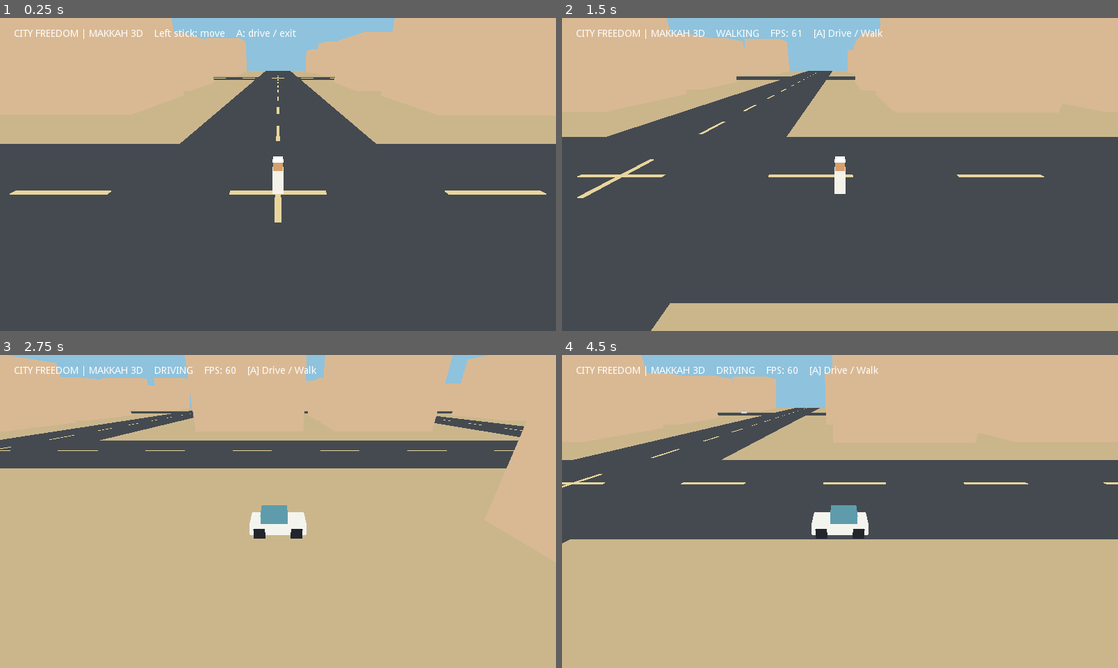
Above: before the commit, frames 1-4 (two rows, left to right).
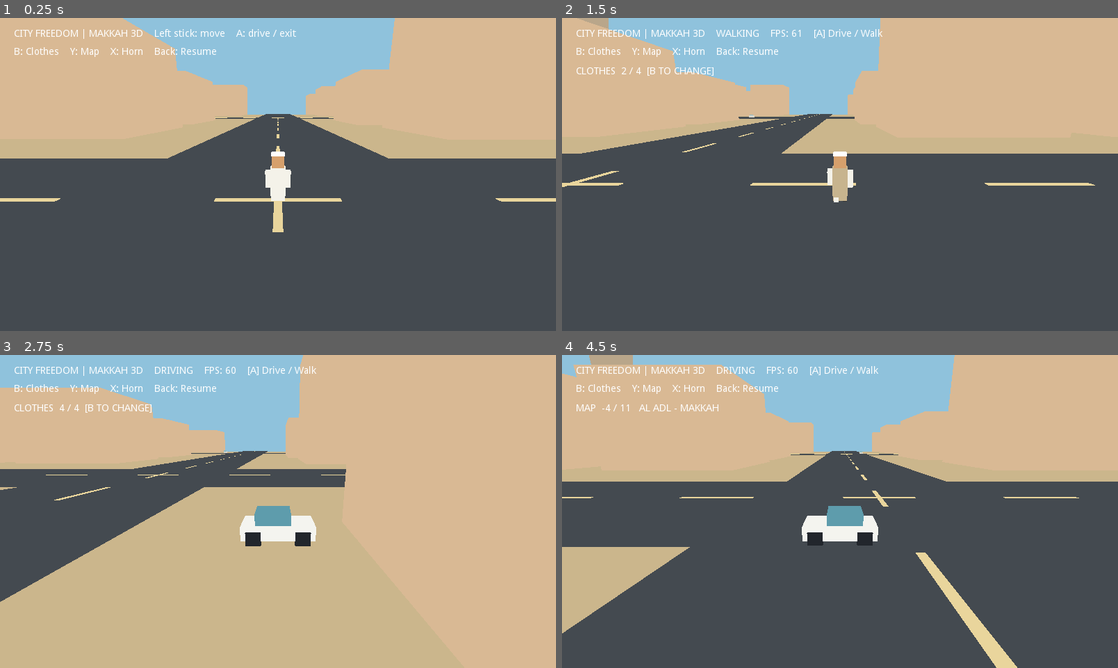
Above: after the commit, the same moments.

Repository: malik5785/FreedomCity
Game: Godot game, scene res://main.tscn
Two runs of this game, one before a commit and one after it. Both use one fixed random seed, a clock stepped at 60 frames per second and the inputs below.
Inputs:
- Up to frame 1 (0.25 s): no input
- Up to frame 2 (1.5 s): tap Enter at 0.5 s; hold D 0.53-1.28 s; tap B at 0.6 s; tap Space at 0.77 s; tap M at 0.8, 1.35 s; hold S from 1.28 s (still down)
- Up to frame 3 (2.75 s): tap Space at 1.52 s; tap B at 1.55, 2.1 s; release S at 2.03 s; hold D from 2.03 s (still down); tap M at 2.3 s
- Up to frame 4 (4.5 s): release D at 2.78 s; hold W 2.78-3.53 s; tap M at 2.85, 3.8 s; tap Space at 3.02, 3.77 s; tap B at 3.05 s; hold A from 3.53 s (still down); tap Enter at 3.6 s; tap E at 4.35 s

The runs differ from the first frame. In frame 1, 12% of the frame differs, in the area x 0-100%, y 0-69%; in frame 2, 21%; in frame 3, 29%; in frame 4, 55%, in the area x 0-100%, y 0-100%.

Commit message:
Add 3D character limbs animation, building collision, Haram clock tower, day/night, map and wardrobe

Diff:
--- a/main.gd
+++ b/main.gd
@@ -21,6 +21,20 @@
 var ui: Label
 var last_toggle = false
 var blocks = []
+var collision_boxes = []
+var arm_left: Spatial
+var arm_right: Spatial
+var leg_left: Spatial
+var leg_right: Spatial
+var clock_time = 9.0
+var wardrobe = false
+var map_visible = false
+var day_light: DirectionalLight
+var world_env: WorldEnvironment
+var clothes_index = 0
+var display_map: Label
+var info: Label
+var road_names = ["العزيزية  Al Aziziyah", "العـدل  Al Adl", "المسفلة  Al Misfalah", "الشوقية  Al Shawqiyah"]
 func _ready():
 	rng.seed = 20261103
 	selftest = "--selftest" in OS.get_cmdline_args()
@@ -28,6 +42,7 @@
 	_make_city()
 	_make_player()
 	_make_traffic()
+	_make_landmarks()
 	_make_ui()
 	set_physics_process(true)
 func _mat(c):
@@ -53,11 +68,13 @@
 	e.ambient_light_energy = 0.9
 	env.environment = e
 	add_child(env)
+	world_env=env
 	var light = DirectionalLight.new()
 	light.rotation_degrees = Vector3(-55,-35,0)
 	light.light_energy = 0.65
 	light.shadow_enabled = false
 	add_child(light)
+	day_light=light
 	var ground = _cube(self,Vector3(0,-0.5,0),Vector3(1100,1,1100),Color("#cbb68c"))
 	ground.name="Sand"
 func _make_city():
@@ -80,6 +97,10 @@
 			h = rng.randf_range(15,29)
 			houses.append(Transform(Basis().scaled(Vector3(32,h,30)),pos+Vector3(24,h*0.5,23)))
 			blocks.append([Vector2(cx,cz),h])
+			collision_boxes.append(Rect2(cx-44,cz-42,39,40))
+			collision_boxes.append(Rect2(cx+8,cz-42,32,37))
+			collision_boxes.append(Rect2(cx-39,cz+9,37,32))
+			collision_boxes.append(Rect2(cx+8,cz+8,34,33))
 	var road = CubeMesh.new()
 	road.size=Vector3(ROAD,0.1,1600)
 	var mm=MultiMesh.new()
@@ -128,6 +149,24 @@
 	_cube(avatar,Vector3(0,3.08,0),Vector3(0.8,0.18,0.8),Color("#ffffff"))
 	_cube(avatar,Vector3(-0.3,0.28,0),Vector3(0.25,0.55,0.3),Color("#333333"))
 	_cube(avatar,Vector3(0.3,0.28,0),Vector3(0.25,0.55,0.3),Color("#333333"))
+	arm_left=Spatial.new()
+	arm_right=Spatial.new()
+	leg_left=Spatial.new()
+	leg_right=Spatial.new()
+	avatar.add_child(arm_left)
+	avatar.add_child(arm_right)
+	avatar.add_child(leg_left)
+	avatar.add_child(leg_right)
+	arm_left.translation=Vector3(-0.62,2.05,0)
+	arm_right.translation=Vector3(0.62,2.05,0)
+	leg_left.translation=Vector3(-0.22,0.75,0)
+	leg_right.translation=Vector3(0.22,0.75,0)
+	_cube(arm_left,Vector3(0,-0.5,0),Vector3(0.32,1.05,0.38),Color("#f4f2e9"))
+	_cube(arm_right,Vector3(0,-0.5,0),Vector3(0.32,1.05,0.38),Color("#f4f2e9"))
+	_cube(leg_left,Vector3(0,-0.36,0),Vector3(0.3,0.7,0.36),Color("#f4f2e9"))
+	_cube(leg_right,Vector3(0,-0.36,0),Vector3(0.3,0.7,0.36),Color("#f4f2e9"))
+	_cube(avatar,Vector3(-0.2,2.72,-0.36),Vector3(0.12,0.1,0.05),Color("#2d251d"))
+	_cube(avatar,Vector3(0.2,2.72,-0.36),Vector3(0.12,0.1,0.05),Color("#2d251d"))
 	vehicle=Spatial.new()
 	add_child(vehicle)
 	_cube(vehicle,Vector3(0,0.75,0),Vector3(2.3,0.85,4.4),Color("#f4f4ef"))
@@ -143,23 +182,23 @@
 	add_child(camera)
 	_update_camera()
 func _make_traffic():
-	for i in range(5):
+	for i in range(24):
 		var root=Spatial.new()
 		add_child(root)
 		var axis=i%2
 		var lane=rng.randi_range(-WORLD+1,WORLD-1)*BLOCK
-		var p=Vector3(rng.randf_range(-600,600),0,lane+(-7 if i%2==0 else 7))
+		var p=Vector3(rng.randf_range(-360,360),0,lane+(-7 if i%2==0 else 7))
 		if axis==1: p=Vector3(lane+7,0,rng.randf_range(-600,600))
 		root.translation=p
 		_cube(root,Vector3(0,0.7,0),Vector3(2.2,1.2,4.0),Color("#5a829a") if i%3==0 else Color("#d9d6cb"))
 		_cube(root,Vector3(0,1.55,0),Vector3(1.8,0.7,2.1),Color("#8cbac4"))
 		traffic.append([root,axis,1 if i%2==0 else -1,rng.randf_range(12,23)])
-	for i in range(5):
+	for i in range(12):
 		var root=Spatial.new()
 		add_child(root)
 		_cube(root,Vector3(0,0.95,0),Vector3(0.65,1.8,0.6),Color("#f7f3e8"))
 		_cube(root,Vector3(0,2.1,0),Vector3(0.55,0.55,0.55),Color("#c8996c"))
-		root.translation=Vector3(rng.randi_range(-4,4)*BLOCK+18,0,rng.randi_range(-4,4)*BLOCK+24)
+		root.translation=Vector3(rng.randi_range(-2,2)*BLOCK+18,0,rng.randi_range(-4,4)*BLOCK+24)
 		citizens.append([root,Vector3(1 if i%2==0 else -1,0,0)])
 func _make_ui():
 	var layer=CanvasLayer.new()
@@ -169,6 +208,13 @@
 	ui.add_color_override("font_color",Color("#ffffff"))
 	layer.add_child(ui)
 	ui.text="CITY FREEDOM | MAKKAH 3D    Left stick: move    A: drive / exit"
+	info=Label.new()
+	info.rect_position=Vector2(20,42)
+	layer.add_child(info)
+	info.text="B: Clothes    Y: Map    X: Horn    Back: Resume"
+	display_map=Label.new()
+	display_map.rect_position=Vector2(20,70)
+	layer.add_child(display_map)
 func _axis(neg,pos,index):
 	var v=Input.get_joy_axis(0,index) if Input.get_connected_joypads().size()>0 else 0.0
 	if abs(v)<0.18: v=0.0
@@ -186,9 +232,14 @@
 		var direction=Vector3(input.x,0,input.y).normalized()
 		yaw=atan2(direction.x,direction.z)
 		var next=avatar.translation+direction*(DRIVE if driving else WALK)*delta
-		if abs(next.x)<410 and abs(next.z)<410:
+		if abs(next.x)<410 and abs(next.z)<410 and not _hits_building(next):
 			avatar.translation=next
 			vehicle.translation=next
+	var swing=sin(frame*0.23)*0.42 if input.length_squared()>0.01 else 0.0
+	arm_left.rotation.x=swing
+	arm_right.rotation.x=-swing
+	leg_left.rotation.x=-swing
+	leg_right.rotation.x=swing
 	avatar.rotation.y=yaw
 	vehicle.rotation.y=yaw
 	for t in traffic:
@@ -206,18 +257,66 @@
 		else: c[0].translation=p
 	_update_camera()
 	if frame%30==0:
+		clock_time=fmod(clock_time+0.012,24.0)
+		var daylight=clock_time>6.0 and clock_time<18.5
+		world_env.environment.background_color=Color("#8fc2dc") if daylight else Color("#1a2540")
+		day_light.light_energy=0.65 if daylight else 0.12
+		display_map.text=("MAP  " + str(avatar.translation.x).pad_decimals(0) + " / " + str(avatar.translation.z).pad_decimals(0) + "   AL ADL - MAKKAH") if map_visible else ("CLOTHES  " + str(clothes_index+1) + " / 4  [B TO CHANGE]") if wardrobe else ""
 		ui.text="CITY FREEDOM | MAKKAH 3D    %s    FPS: %d    [A] Drive / Walk" % ["DRIVING" if driving else "WALKING",Engine.get_frames_per_second()]
 func _update_camera():
 	var target=avatar.translation
-	camera.translation=target+Vector3(0,10,17)
+	camera.translation=target+Vector3(0,5.7,14.0)
 	camera.look_at(target+Vector3(0,1.8,0),Vector3.UP)
 func _input(event):
 	if event is InputEventKey and event.pressed and not event.echo:
 		if event.scancode==KEY_ENTER or event.scancode==KEY_SPACE or event.scancode==KEY_E:
 			_toggle_drive()
-	if event is InputEventJoypadButton and event.pressed and (event.button_index==0 or event.button_index==1):
-		_toggle_drive()
+		if event.scancode==KEY_B: _change_clothes()
+		if event.scancode==KEY_M: map_visible=!map_visible
+	if event is InputEventJoypadButton and event.pressed:
+		if event.button_index==0: _toggle_drive()
+		if event.button_index==1: _change_clothes()
+		if event.button_index==3: map_visible=!map_visible
 func _toggle_drive():
 	driving=!driving
 	avatar.visible=!driving
 	vehicle.visible=driving
+
+func _hits_building(p):
+	var q=Vector2(p.x,p.z)
+	for rect in collision_boxes:
+		if rect.grow(1.4 if driving else 0.4).has_point(q): return true
+	return false
+func _change_clothes():
+	wardrobe=true
+	clothes_index=(clothes_index+1)%4
+	var colors=[Color("#f4f2e9"),Color("#c7b48e"),Color("#353d4a"),Color("#e5d6bd")]
+	for child in avatar.get_children():
+		if child is MeshInstance and child.translation.y>0.8 and child.translation.y<2.5:
+			child.material_override=_mat(colors[clothes_index])
+func _make_landmarks():
+	# Lightweight 3D Makkah-inspired landmarks, all meshes generated at runtime.
+	var tower=Spatial.new()
+	tower.translation=Vector3(-235,0,-255)
+	add_child(tower)
+	_cube(tower,Vector3(0,52,0),Vector3(32,104,32),Color("#b9a68a"))
+	_cube(tower,Vector3(0,110,0),Vector3(36,16,36),Color("#d8c8a0"))
+	_cube(tower,Vector3(0,122,0),Vector3(24,12,24),Color("#365a61"))
+	_cube(tower,Vector3(0,135,0),Vector3(3,20,3),Color("#d6bc65"))
+	for side in [-1,1]:
+		_cube(tower,Vector3(0,110,side*18.1),Vector3(18,13,0.3),Color("#f0ead6"))
+	var haram=Spatial.new()
+	haram.translation=Vector3(225,0,-235)
+	add_child(haram)
+	_cube(haram,Vector3(0,2,0),Vector3(64,4,58),Color("#e9e1ce"))
+	for x in [-25,25]:
+		for z in [-21,21]:
+			_cube(haram,Vector3(x,21,z),Vector3(5,38,5),Color("#eee6d4"))
+			_cube(haram,Vector3(x,41,z),Vector3(7,3,7),Color("#b8aa8b"))
+	# Mountain silhouettes in the distance; not expensive terrain geometry.
+	for i in range(16):
+		var mountain=Spatial.new()
+		add_child(mountain)
+		var angle=float(i)*TAU/16.0
+		mountain.translation=Vector3(sin(angle)*480,0,cos(angle)*480)
+		_cube(mountain,Vector3(0,45,0),Vector3(rng.randf_range(45,85),90,rng.randf_range(40,70)),Color("#8b816c"))
